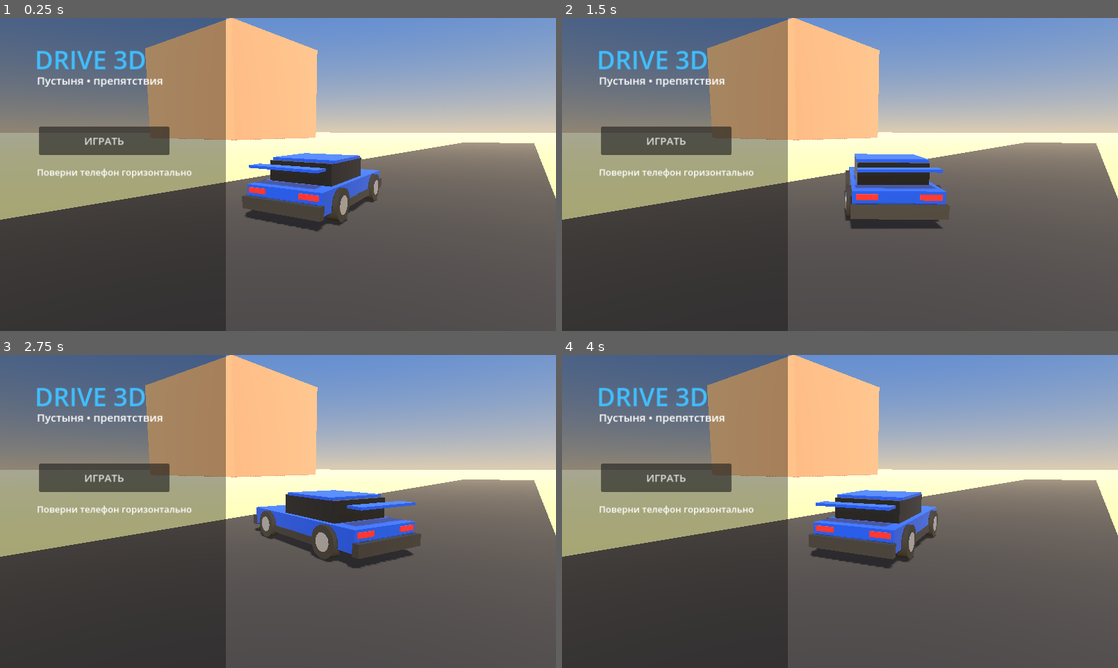
Above: before the commit, frames 1-4 (two rows, left to right).
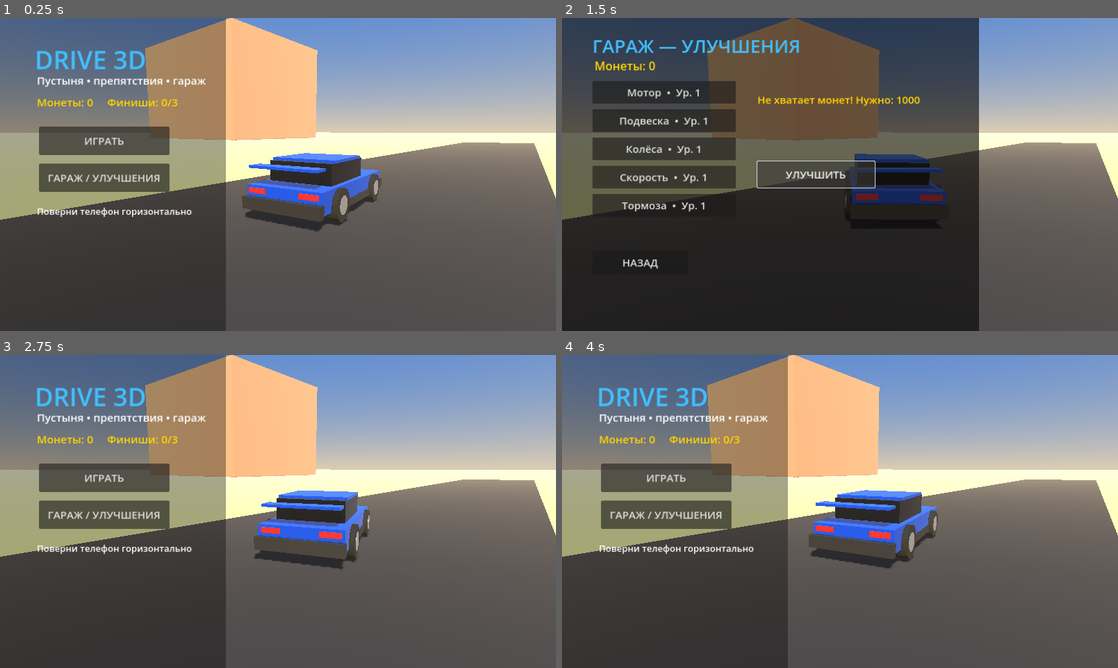
Above: after the commit, the same moments.

Repository: evolodenok-alt/drive-real-3d
Game: Godot game, scene res://Main.tscn
Two runs of this game, one before a commit and one after it. Both use one fixed random seed, a clock stepped at 60 frames per second and the inputs below.
Inputs (mouse positions are in pixels of both pictures, inside the frame that each line leads up to):
- Up to frame 1 (0.25 s): no input
- Up to frame 2 (1.5 s): click (667, 177) at 0.5 s, where only the run after the commit has a clickable "ГАРАЖ / УЛУЧШЕНИЯ"; click (817, 174) at 1.25 s, where only the run after the commit has a clickable "УЛУЧШИТЬ"
- Up to frame 3 (2.75 s): click (77, 599) at 2 s, where only the run after the commit has a clickable "НАЗАД"
- Up to frame 4 (4 s): click "ИГРАТЬ" at 2.75 s; click "МЕНЮ" at 3.5 s

The runs differ from the first frame. In frame 1, 2.9% of the frame differs, in the area x 6-37%, y 19-64%; in frame 2, 61%, in the area x 0-75%, y 0-100%; in frame 3, 7.8%; in frame 4, 2.9%.

Commit message:
Update main.gd

Diff:
--- a/main.gd
+++ b/main.gd
@@ -1,6 +1,6 @@
 extends Node3D
 
-# ======= ЭТАП 1: маленькая версия =======
+# ======= ЭТАП 2: езда, гараж, сохранение =======
 const ROAD_LENGTH := 300.0
 const LANES := [-4.2, -2.1, 0.0, 2.1, 4.2]
 const FIRST_ROW_Z := 40.0
@@ -8,7 +8,22 @@
 const ROW_GAP_MAX := 30.0
 const OBSTACLE_CHANCE := 0.5
 const SHADOWS := true
-
+const START_COINS := 0          # стартовые монеты (для проверки гаража можно поставить 5000)
+const SAVE_PATH := "user://save.json"
+
+const UPGRADE_NAMES := ["Мотор", "Подвеска", "Колёса", "Скорость", "Тормоза"]
+const UPGRADE_INFO := {
+    "Мотор": "Сильнее разгон",
+    "Подвеска": "Устойчивее в поворотах",
+    "Колёса": "Лучше сцепление и руление",
+    "Скорость": "Выше максимальная скорость",
+    "Тормоза": "Короче тормозной путь",
+}
+
+var coins := START_COINS
+var finishes := 0
+var levels := {"Мотор": 1, "Подвеска": 1, "Колёса": 1, "Скорость": 1, "Тормоза": 1}
+var selected_upgrade := "Мотор"
 var mode := "menu"
 var car: VehicleBody3D
 var wheels: Array[VehicleWheel3D] = []
@@ -26,14 +41,52 @@
 var last_result := {}
 var status_label: Label
 var speed_label: Label
+var coins_label: Label
+var debug_label: Label
+var upgrade_detail: Label
 
 func _ready() -> void:
     randomize()
+    _load_game()
     _setup_screen()
     _build_camera()
     get_viewport().size_changed.connect(_on_viewport_resized)
     _update_camera_aspect()
     show_menu()
+
+# ======================= СОХРАНЕНИЕ =======================
+
+func _save_game() -> void:
+    var data := {"coins": coins, "finishes": finishes, "levels": levels}
+    var f := FileAccess.open(SAVE_PATH, FileAccess.WRITE)
+    if f == null:
+        return
+    f.store_string(JSON.stringify(data))
+    f.close()
+
+func _load_game() -> void:
+    if not FileAccess.file_exists(SAVE_PATH):
+        return
+    var f := FileAccess.open(SAVE_PATH, FileAccess.READ)
+    if f == null:
+        return
+    var parsed = JSON.parse_string(f.get_as_text())
+    f.close()
+    if typeof(parsed) != TYPE_DICTIONARY:
+        return
+    coins = int(parsed.get("coins", 0))
+    finishes = int(parsed.get("finishes", 0))
+    var saved_levels = parsed.get("levels", {})
+    if typeof(saved_levels) == TYPE_DICTIONARY:
+        for n in UPGRADE_NAMES:
+            if saved_levels.has(n):
+                levels[n] = clampi(int(saved_levels[n]), 1, 5)
+
+func _notification(what: int) -> void:
+    if what == NOTIFICATION_WM_CLOSE_REQUEST or what == NOTIFICATION_APPLICATION_PAUSED:
+        _save_game()
+
+# ======================= ЭКРАН =======================
 
 func _setup_screen() -> void:
     var window := get_window()
@@ -58,6 +111,8 @@
     match mode:
         "menu":
             show_menu()
+        "upgrades":
+            show_upgrades()
         "playing":
             _build_hud()
         "result":
@@ -143,9 +198,14 @@
     var left := _pressed("left")
     var right := _pressed("right")
 
-    var engine_max := 42.0
-    var max_speed := 38.0
-    var brake_max := 22.0
+    # Будим машину, если она "уснула" (из-за этого она раньше не ехала)
+    if gas or brake or left or right:
+        car.sleeping = false
+
+    var engine_max: float = 42.0 + float(levels["Мотор"] - 1) * 7.0
+    var max_speed: float = 38.0 + float(levels["Скорость"] - 1) * 4.5 + float(levels["Мотор"] - 1) * 1.5
+    var brake_max: float = 22.0 + float(levels["Тормоза"] - 1) * 4.0
+    var steer_rate: float = 3.0 + float(levels["Колёса"] - 1) * 0.3
 
     var p := car.global_position
     var fwd := -car.global_transform.basis.z
@@ -175,7 +235,7 @@
         steer_in -= 1.0
     var speed_factor := clampf(absf(fwd_speed) / max_speed, 0.0, 1.0)
     var max_steer := lerpf(0.55, 0.16, speed_factor)
-    car.steering = move_toward(car.steering, steer_in * max_steer, delta * 3.0)
+    car.steering = move_toward(car.steering, steer_in * max_steer, delta * steer_rate)
 
     if p.y < -15.0:
         finish_run(false, "Ты улетел с трассы!")
@@ -195,7 +255,7 @@
         finish_run(true, "")
 
 func _process(delta: float) -> void:
-    if mode == "menu":
+    if mode == "menu" or mode == "upgrades":
         if is_instance_valid(preview_car):
             preview_car.rotation.y += delta * 0.45
         return
@@ -224,6 +284,14 @@
         status_label.text = "До финиша: %d м" % int(maxf(0.0, ROAD_LENGTH + pos.z))
     if is_instance_valid(speed_label):
         speed_label.text = "%d км/ч" % int(speed * 3.6)
+    if is_instance_valid(coins_label):
+        coins_label.text = "Монеты: %d  |  Финиши: %d/3" % [coins, finishes % 3]
+    if is_instance_valid(debug_label):
+        var contact := 0
+        for w in wheels:
+            if w.is_in_contact():
+                contact += 1
+        debug_label.text = "колёса на земле: %d/4" % contact
 
 func _on_car_body_entered(body: Node) -> void:
     if mode != "playing" or not is_instance_valid(car):
@@ -297,13 +365,67 @@
     var vp := _vp()
     _dim(Rect2(0, 0, 520, vp.y), 0.35)
     _label(ui, "DRIVE 3D", Vector2(80, 55), 58, Color(0.25, 0.75, 1.0))
-    _label(ui, "Пустыня • препятствия", Vector2(85, 125), 25)
+    _label(ui, "Пустыня • препятствия • гараж", Vector2(85, 125), 25)
+    _label(ui, "Монеты: %d     Финиши: %d/3" % [coins, finishes % 3], Vector2(85, 175), 25, Color.GOLD)
     _button(ui, "ИГРАТЬ", Vector2(90, 250), Vector2(300, 65), start_run)
-    _label(ui, "Поверни телефон горизонтально", Vector2(85, 340), 21)
+    _button(ui, "ГАРАЖ / УЛУЧШЕНИЯ", Vector2(90, 335), Vector2(300, 65), show_upgrades)
+    _label(ui, "Поверни телефон горизонтально", Vector2(85, 430), 21)
     camera_3d.fov = 55.0
     camera_3d.position = Vector3(4.2, 2.0, 7.0)
     camera_3d.look_at(Vector3(-1.6, 0.7, 0.0), Vector3.UP)
     _make_menu_world()
+
+func show_upgrades() -> void:
+    mode = "upgrades"
+    held.clear()
+    touches.clear()
+    _clear_ui()
+    var vp := _vp()
+    _dim(Rect2(0, 0, 960, vp.y), 0.6)
+    _label(ui, "ГАРАЖ — УЛУЧШЕНИЯ", Vector2(70, 35), 42, Color(0.25, 0.75, 1.0))
+    _label(ui, "Монеты: %d" % coins, Vector2(75, 90), 27, Color.GOLD)
+    for i in range(UPGRADE_NAMES.size()):
+        var upgrade_name: String = UPGRADE_NAMES[i]
+        _button(ui, "%s  •  Ур. %d" % [upgrade_name, levels[upgrade_name]], Vector2(70, 145 + i * 65), Vector2(330, 52), func(): _select_upgrade(upgrade_name))
+    upgrade_detail = _label(ui, "", Vector2(450, 170), 24, Color.GOLD)
+    _button(ui, "УЛУЧШИТЬ", Vector2(450, 330), Vector2(270, 60), buy_upgrade)
+    _button(ui, "НАЗАД", Vector2(70, 535), Vector2(220, 55), show_menu)
+    _refresh_upgrade_detail()
+
+func _select_upgrade(upgrade_name: String) -> void:
+    selected_upgrade = upgrade_name
+    _refresh_upgrade_detail()
+
+func _upgrade_cost(level: int) -> int:
+    if level == 1:
+        return 1000
+    if level == 2:
+        return 1800
+    return 1800 + (level - 2) * 1200
+
+func _refresh_upgrade_detail() -> void:
+    if not is_instance_valid(upgrade_detail):
+        return
+    var level: int = levels[selected_upgrade]
+    var info: String = UPGRADE_INFO[selected_upgrade]
+    if level >= 5:
+        upgrade_detail.text = "%s\n%s\nУровень %d — максимум" % [selected_upgrade, info, level]
+    else:
+        upgrade_detail.text = "%s\n%s\nУр. %d → %d\nЦена: %d монет" % [selected_upgrade, info, level, level + 1, _upgrade_cost(level)]
+
+func buy_upgrade() -> void:
+    var level: int = levels[selected_upgrade]
+    if level >= 5:
+        upgrade_detail.text = "Достигнут максимальный уровень!"
+        return
+    var cost := _upgrade_cost(level)
+    if coins < cost:
+        upgrade_detail.text = "Не хватает монет! Нужно: %d" % cost
+        return
+    coins -= cost
+    levels[selected_upgrade] = level + 1
+    _save_game()
+    show_upgrades()
 
 func start_run() -> void:
     mode = "playing"
@@ -321,6 +443,7 @@
     car = _create_car()
     car.position = Vector3(0, 1.1, 0)
     world_root.add_child(car)
+    _apply_upgrades()
 
 func _build_hud() -> void:
     var vp := _vp()
@@ -329,6 +452,8 @@
     touch_pads.clear()
     _clear_ui()
     status_label = _label(ui, "До финиша: %d м" % int(ROAD_LENGTH), Vector2(25, 20), 24)
+    coins_label = _label(ui, "Монеты: %d  |  Финиши: %d/3" % [coins, finishes % 3], Vector2(25, 55), 20)
+    debug_label = _label(ui, "", Vector2(25, 85), 16, Color(0.8, 0.8, 0.8))
     speed_label = _label(ui, "%d км/ч" % int(speed * 3.6), Vector2(vp.x - 200, 72), 28, Color.GOLD)
     _button(ui, "МЕНЮ", Vector2(vp.x - 170, 12), Vector2(150, 48), show_menu)
     _touch_pad("gas", "▲ ГАЗ", Rect2(30, vp.y - 260, 200, 120))
@@ -578,6 +703,7 @@
 func _create_car() -> VehicleBody3D:
     var v := VehicleBody3D.new()
     v.mass = 800.0
+    v.can_sleep = false
     v.center_of_mass_mode = RigidBody3D.CENTER_OF_MASS_MODE_CUSTOM
     v.center_of_mass = Vector3(0, -0.45, 0)
     v.angular_damp = 0.5
@@ -597,6 +723,17 @@
     v.body_entered.connect(_on_car_body_entered)
     return v
 
+# Улучшения из гаража: подвеска и колёса
+func _apply_upgrades() -> void:
+    var sus: int = levels["Подвеска"]
+    var tires: int = levels["Колёса"]
+    for w in wheels:
+        w.suspension_stiffness = 40.0 + float(sus - 1) * 5.0
+        w.damping_compression = 0.4
+        w.damping_relaxation = 0.6
+        w.wheel_roll_influence = maxf(0.03, 0.08 - float(sus - 1) * 0.012)
+        w.wheel_friction_slip = 9.0 + float(tires - 1) * 0.9
+
 # ======================= ФИНИШ =======================
 
 func finish_run(success: bool, reason: String) -> void:
@@ -608,7 +745,14 @@
     if is_instance_valid(car):
         car.engine_force = 0.0
         car.brake = 8.0
-    last_result = {"success": success, "reason": reason}
+    var reward := 0
+    if success:
+        finishes += 1
+        if finishes % 3 == 0:
+            reward = 5000
+            coins += reward
+    last_result = {"success": success, "reason": reason, "reward": reward}
+    _save_game()
     _show_result()
 
 func _show_result() -> void:
@@ -617,10 +761,16 @@
     _clear_ui()
     _dim(Rect2(Vector2.ZERO, vp), 0.45)
     if last_result.get("success", false):
+        var reward: int = last_result.get("reward", 0)
         _label_c("ФИНИШ!", 110, 58, Color(0.2, 1.0, 0.35))
         _label_c("Ты успешно добрался до финиша!", 200, 28)
+        if reward > 0:
+            _label_c("Награда за 3 финиша: +%d монет!" % reward, 255, 28, Color.GOLD)
+        else:
+            _label_c("Финиш %d/3 — до награды ещё %d" % [finishes % 3, 3 - finishes % 3], 255, 25, Color.GOLD)
     else:
         _label_c("ЗАЕЗД ОКОНЧЕН", 120, 48, Color(1, 0.2, 0.2))
         _label_c(str(last_result.get("reason", "")), 205, 27)
+    _label_c("Монеты: %d   |   Финиши: %d/3" % [coins, finishes % 3], 320, 26, Color.GOLD)
     _button(ui, "ЕЩЁ ЗАЕЗД", Vector2(cx - 245, 405), Vector2(230, 60), start_run)
     _button(ui, "ГЛАВНОЕ МЕНЮ", Vector2(cx + 15, 405), Vector2(260, 60), show_menu)
